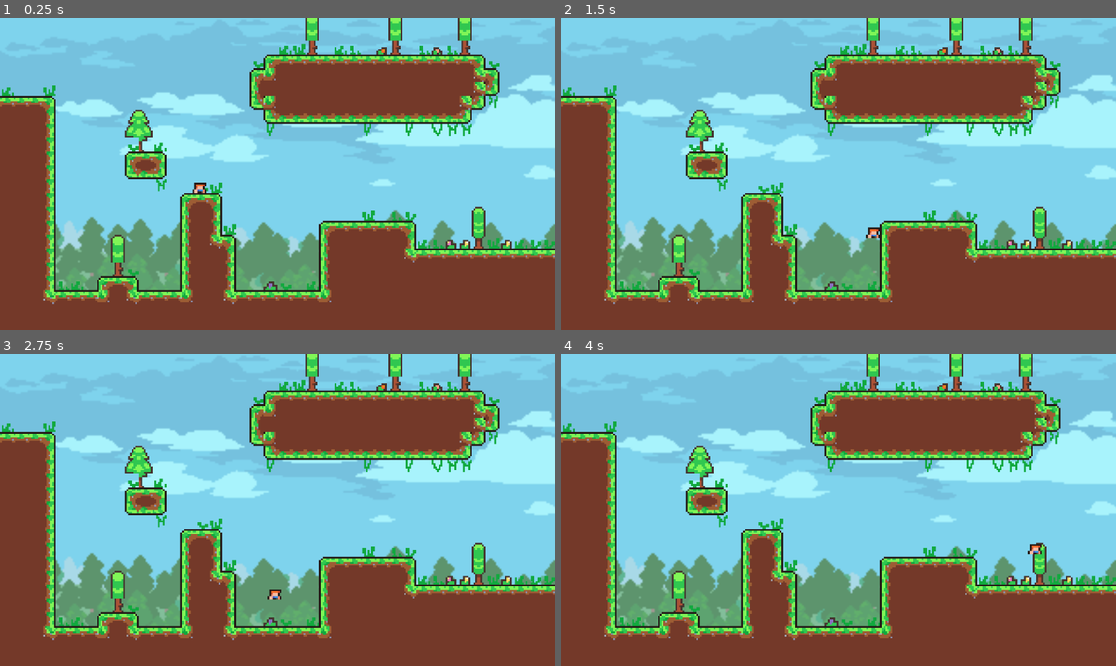
Above: before the commit, frames 1-4 (two rows, left to right).
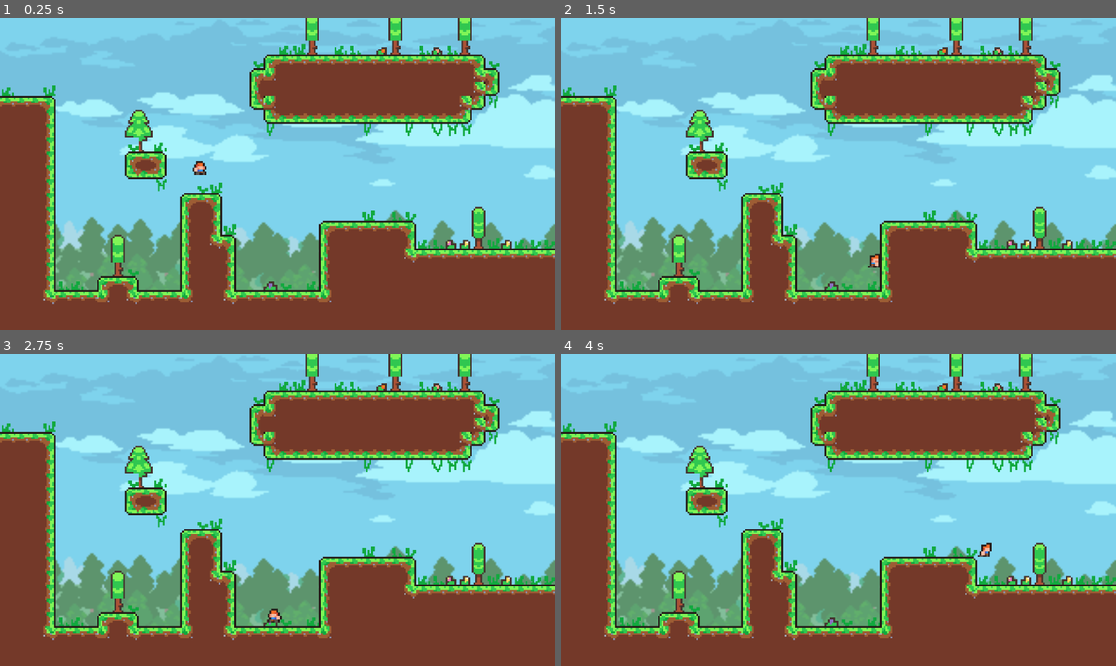
Above: after the commit, the same moments.

Repository: mattias800/the-adventure-of-hink
Game: Godot game, scene res://Main.tscn
Same seed, same stepped clock (60 frames per second), same inputs: the game is played once before the commit and once after it.
Inputs:
- Up to frame 1 (0.25 s): no input
- Up to frame 2 (1.5 s): tap Enter (ui_accept) at 0.5, 1.35 s; hold Enter (ui_accept) 0.53-1.28 s; hold Right (ui_right) from 0.53 s (still down)
- Up to frame 3 (2.75 s): tap Enter (ui_accept) at 1.52, 1.82 s; release Right (ui_right) at 2.03 s; hold Left (ui_left) from 2.03 s (still down); hold Enter (ui_accept) from 2.03 s (still down)
- Up to frame 4 (4 s): release Left (ui_left) at 2.78 s; release Enter (ui_accept) at 2.78 s; hold Right (ui_right) from 2.78 s (still down); tap Enter (ui_accept) at 2.85, 3.02, 3.32 s; hold Enter (ui_accept) from 3.53 s (still down)

The runs differ from the first frame. In frame 1, 0.2% of the frame differs, in the area x 34-38%, y 45-57%; in frame 2, 0.2%; in frame 3, 0.2%; in frame 4, 0.2%.

Commit message:
More jump physics

Diff:
--- a/game/Main.tscn
+++ b/game/Main.tscn
@@ -14,6 +14,7 @@
 
 [node name="Player" parent="." instance=ExtResource("2_vmdn5")]
 position = Vector2(115, 144)
+safe_margin = 0.01
 
 [node name="Camera2D" type="Camera2D" parent="."]
 position = Vector2(160, 165)
--- a/game/Player.gd
+++ b/game/Player.gd
@@ -1,46 +1,196 @@
 extends CharacterBody2D
 
 
-const SPEED = 100.0
-const JUMP_VELOCITY = 400.0
+const SPEED = 80.0
+const JUMP_HORIZONTAL_SPEED = 7.0
+const MAX_HORIZONTAL_SPEED = 80.0
+
+const JUMP_VELOCITY = 250.0
 const JUMP_RELEASE_VELOCITY = 100.0
 
 # Get the gravity from the project settings to be synced with RigidBody nodes.
-var gravity = ProjectSettings.get_setting("physics/2d/default_gravity")
+# var gravity = ProjectSettings.get_setting("physics/2d/default_gravity")
+var gravity = 600
 
-var time_since_no_ground = 0.0
-var jumps_left = 0
+enum {
+	IDLE,
+	JUMPING,
+	FALLING,
+	GRABBING_WALL,
+	WALL_SLIDING
+}
+
+var state := IDLE
+var time_since_no_ground := 0.0
+var time_since_wall_grab := 0.0
+var time_until_wall_grab_possible := 0.0
+
+var jumps_left := 0
+var num_double_jumps := 1
 
 func _physics_process(delta):
-	# Add the gravity.
-	var current_velocity_y = -velocity.y
+	var a := $AnimatedSprite2D
+	var direction := Input.get_axis("ui_left", "ui_right")
 
-	if is_on_floor():
-		time_since_no_ground = 0.0
-		jumps_left = 2
-	else:
-		current_velocity_y -= gravity * delta
-		time_since_no_ground += delta
+	match state:
 
-	var is_jump_allowed = is_on_floor() or time_since_no_ground < 0.1 or jumps_left > 0
+		GRABBING_WALL:
+			time_since_wall_grab = time_since_wall_grab + delta
 
-	# Handle jump.
-	if Input.is_action_just_pressed("ui_accept") and is_jump_allowed:
-		jumps_left = jumps_left - 1
-		print("jumps_left", jumps_left)
-		current_velocity_y = JUMP_VELOCITY
+			if time_since_wall_grab > 1.0:
+				start_state(WALL_SLIDING)
+			elif Input.is_action_just_pressed("ui_accept"):
+				start_state(JUMPING)
+				jumps_left = num_double_jumps
+				time_until_wall_grab_possible = 0.1
+				var jump_direction = Vector2(get_wall_normal().x, -1)
+				velocity = jump_direction.normalized() * JUMP_VELOCITY
 
-	if not Input.is_action_pressed("ui_accept") and current_velocity_y > JUMP_RELEASE_VELOCITY:
-		current_velocity_y = JUMP_RELEASE_VELOCITY
+			if get_wall_normal().x * direction > 0:
+				# User pressed away from wall
+				start_state(FALLING)
 
-	# Get the input direction and handle the movement/deceleration.
-	# As good practice, you should replace UI actions with custom gameplay actions.
-	var direction = Input.get_axis("ui_left", "ui_right")
+			move_and_slide()
 
-	if direction:
-		velocity.x = direction * SPEED
-	else:
-		velocity.x = move_toward(velocity.x, 0, SPEED)
+		WALL_SLIDING:
+			velocity.y = lerp(velocity.y, 50.0, 0.2)
 
-	velocity.y = -current_velocity_y
-	move_and_slide()
+			if not is_on_wall():
+				start_state(FALLING)
+
+			if Input.is_action_just_pressed("ui_accept"):
+				start_state(IDLE)
+				jumps_left = num_double_jumps
+				velocity.y = -JUMP_VELOCITY
+				time_until_wall_grab_possible = 0.1
+				velocity.x = get_wall_normal().x * JUMP_VELOCITY
+
+			if is_on_floor():
+				start_state(IDLE)
+
+			move_and_slide()
+
+		JUMPING:
+			velocity.y += gravity * delta
+			time_since_no_ground += delta
+			time_until_wall_grab_possible = time_until_wall_grab_possible - delta
+
+			# Dampen jump if jump button is released
+			if not Input.is_action_pressed("ui_accept") and velocity.y < JUMP_RELEASE_VELOCITY:
+				velocity.y = -50
+				start_state(FALLING)
+
+			if Input.is_action_just_pressed("ui_accept") and jumps_left > 0:
+				jumps_left -= 1
+				velocity.y = -JUMP_VELOCITY
+
+			add_velocity_x(direction * JUMP_HORIZONTAL_SPEED)
+
+			move_and_slide()
+
+			if velocity.y > 0:
+				start_state(FALLING)
+
+			if is_on_floor():
+				start_state(IDLE)
+				if is_on_wall() and time_until_wall_grab_possible:
+					start_state(GRABBING_WALL)
+
+		FALLING:
+			time_since_no_ground += delta
+			time_until_wall_grab_possible = time_until_wall_grab_possible - delta
+			velocity.y += gravity * delta
+
+			if Input.is_action_just_pressed("ui_accept") and jumps_left > 0:
+				jumps_left -= 1
+				velocity.y = -JUMP_VELOCITY
+
+			add_velocity_x(direction * JUMP_HORIZONTAL_SPEED)
+
+			move_and_slide()
+
+			if is_on_floor():
+				start_state(IDLE)
+
+			if is_on_wall() and time_until_wall_grab_possible <= 0.0:
+				start_state(GRABBING_WALL)
+
+		IDLE:
+			if not is_on_floor():
+				jumps_left = 0
+				start_state(FALLING)
+			else:
+				var is_jump_allowed = is_on_floor() or time_since_no_ground < 0.1
+
+				# Handle jump.
+				if Input.is_action_just_pressed("ui_accept") and is_jump_allowed:
+					time_since_no_ground = 0.0
+					jumps_left = num_double_jumps
+					velocity.y = -JUMP_VELOCITY
+					velocity.x = direction * SPEED
+					start_state(JUMPING)
+				else:
+					# Get the input direction and handle the movement/deceleration.
+					# As good practice, you should replace UI actions with custom gameplay actions.
+
+					if direction != 0.0:
+						a.play("walk")
+					else:
+						a.play("idle")
+
+					if direction:
+						velocity.x = lerp(velocity.x, direction * SPEED, 0.3)
+					else:
+						# Slide when stopping
+						velocity.x = move_toward(velocity.x, 0, SPEED)
+
+					move_and_slide()
+
+	if velocity.x > 0:
+		a.flip_h = false
+	elif velocity.x < 0:
+		a.flip_h = true
+
+func start_state(next_state):
+	print("Start state: ", state_to_string(next_state))
+	var a := $AnimatedSprite2D
+
+	match next_state:
+		IDLE:
+			a.play("idle")
+
+		JUMPING:
+			a.play("jump")
+
+		FALLING:
+			a.play("fall")
+
+		GRABBING_WALL:
+			a.play("grabbing_wall")
+			velocity.x = 0
+			velocity.y = 0
+			time_since_wall_grab = 0.0
+
+		WALL_SLIDING:
+			velocity.x = 0
+
+	print(a.animation)
+	state = next_state
+
+func add_velocity_x(val: float):
+	velocity.x = clamp(velocity.x + val, -MAX_HORIZONTAL_SPEED, MAX_HORIZONTAL_SPEED)
+
+func state_to_string(s) -> String:
+	match s:
+		IDLE:
+			return "IDLE"
+		JUMPING:
+			return "JUMPING"
+		FALLING:
+			return "FALLING"
+		GRABBING_WALL:
+			return "GRABBING_WALL"
+		WALL_SLIDING:
+			return "WALL_SLIDING"
+		_:
+			return ""
--- a/game/Player.tscn
+++ b/game/Player.tscn
@@ -9,6 +9,10 @@
 [sub_resource type="AtlasTexture" id="AtlasTexture_ywi3p"]
 atlas = ExtResource("1_tii7m")
 region = Rect2(48, 72, 8, 8)
+
+[sub_resource type="AtlasTexture" id="AtlasTexture_hp7di"]
+atlas = ExtResource("1_tii7m")
+region = Rect2(47, 104, 8, 8)
 
 [sub_resource type="AtlasTexture" id="AtlasTexture_rw471"]
 atlas = ExtResource("1_tii7m")
@@ -25,10 +29,6 @@
 [sub_resource type="AtlasTexture" id="AtlasTexture_mctcy"]
 atlas = ExtResource("1_tii7m")
 region = Rect2(64, 24, 8, 8)
-
-[sub_resource type="AtlasTexture" id="AtlasTexture_hahji"]
-atlas = ExtResource("1_tii7m")
-region = Rect2(16, 72, 8, 8)
 
 [sub_resource type="AtlasTexture" id="AtlasTexture_t2rj7"]
 atlas = ExtResource("1_tii7m")
@@ -66,6 +66,14 @@
 }, {
 "frames": [{
 "duration": 1.0,
+"texture": SubResource("AtlasTexture_hp7di")
+}],
+"loop": true,
+"name": &"grabbing_wall",
+"speed": 5.0
+}, {
+"frames": [{
+"duration": 1.0,
 "texture": SubResource("AtlasTexture_rw471")
 }, {
 "duration": 1.0,
@@ -82,9 +90,6 @@
 "speed": 5.0
 }, {
 "frames": [{
-"duration": 1.0,
-"texture": SubResource("AtlasTexture_hahji")
-}, {
 "duration": 1.0,
 "texture": SubResource("AtlasTexture_t2rj7")
 }],
@@ -127,4 +132,5 @@
 [node name="AnimatedSprite2D" type="AnimatedSprite2D" parent="."]
 texture_filter = 1
 sprite_frames = SubResource("SpriteFrames_asvce")
-animation = &"land"
+animation = &"jump"
+frame_progress = 0.955599
